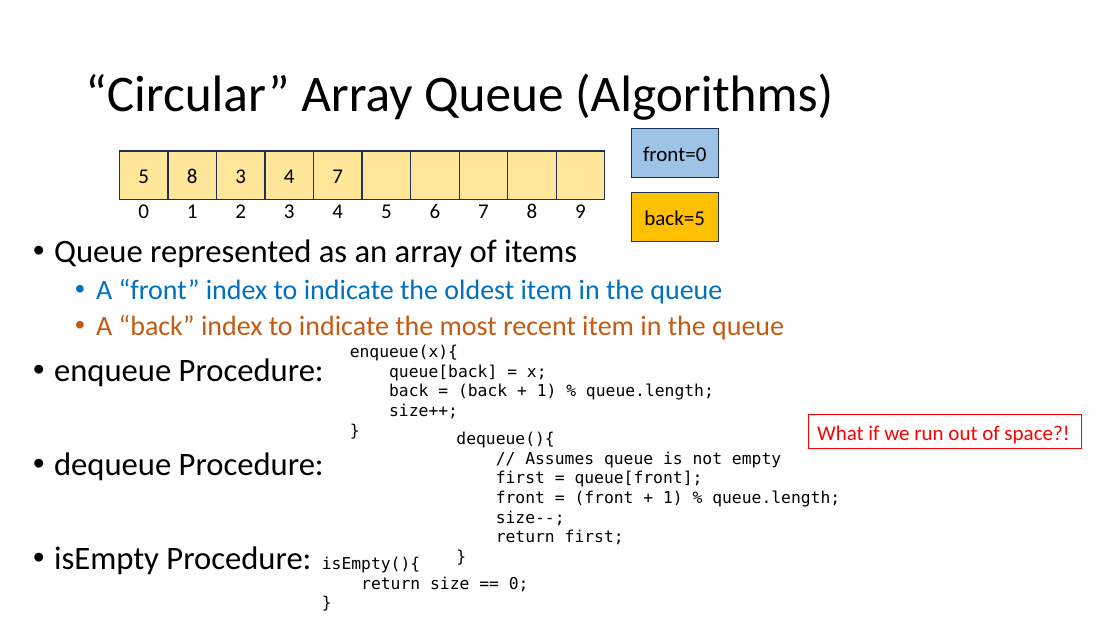
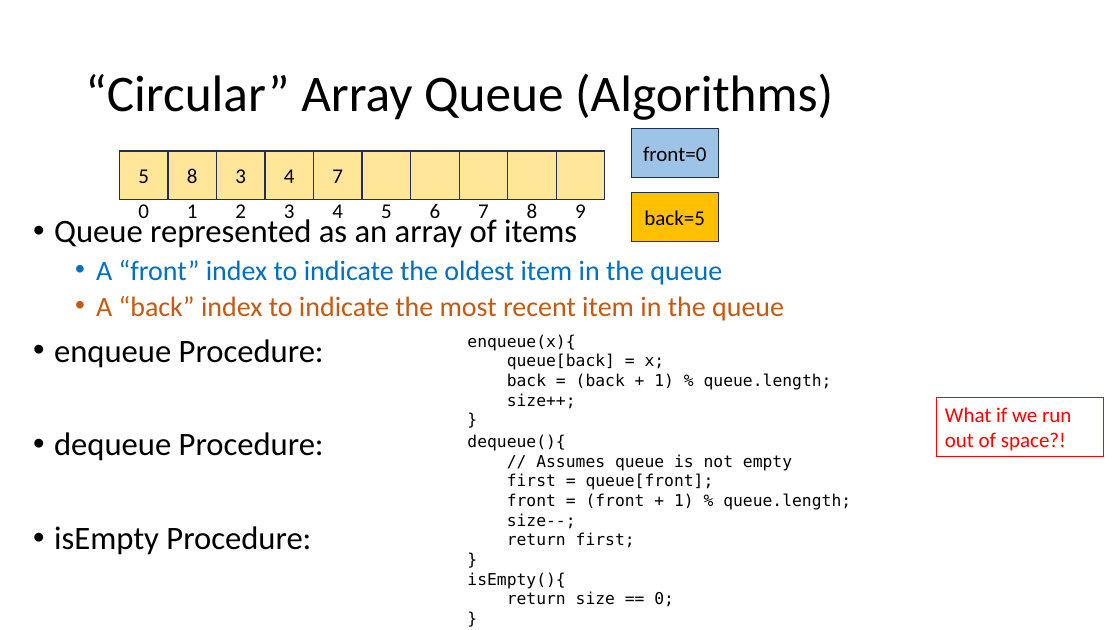
Before and after one commit to natebrunelle/cse332, a slide deck: slide 18 of markdown/files/slides/lecture1_intro.pptx. Drawn at 1120x630 pixels with LibreOffice and Linux fonts; fonts in the diff are those of the drawing. Boxes give left, top, right and bottom in pixels: in the first picture for what was removed or moved away, otherwise in the second. Text is boxed around its words. In the diff, an @@ line names an element or a change of style, - is before the commit and + after.

```diff
--- a/markdown/files/slides/lecture1_intro.pptx
+++ b/markdown/files/slides/lecture1_intro.pptx
@@ text "Queue represented as an array ...": place and size @@
-text "Queue represented as an array ..." at (54, 239, 784, 575)
+text "Queue represented as an array ..." at (54, 216, 784, 555)
@@ text "enqueue(x){": place and size @@
-text "enqueue(x){" at (350, 344, 714, 419)
+text "enqueue(x){" at (467, 334, 832, 409)
@@ rectangle "What if we run out ...": place and size @@
-rectangle "What if we run out ..." at (809, 415, 1082, 449)
+rectangle "What if we run out ..." at (937, 397, 1103, 457)
@@ text "dequeue(){": place and size @@
-text "dequeue(){" at (456, 431, 840, 545)
+text "dequeue(){" at (467, 434, 851, 548)
@@ text "isEmpty(){": place and size @@
-text "isEmpty(){" at (322, 556, 529, 592)
+text "isEmpty(){" at (467, 572, 674, 607)
```
Also in this commit, not shown: 3 other slides changed, 7 other files.
